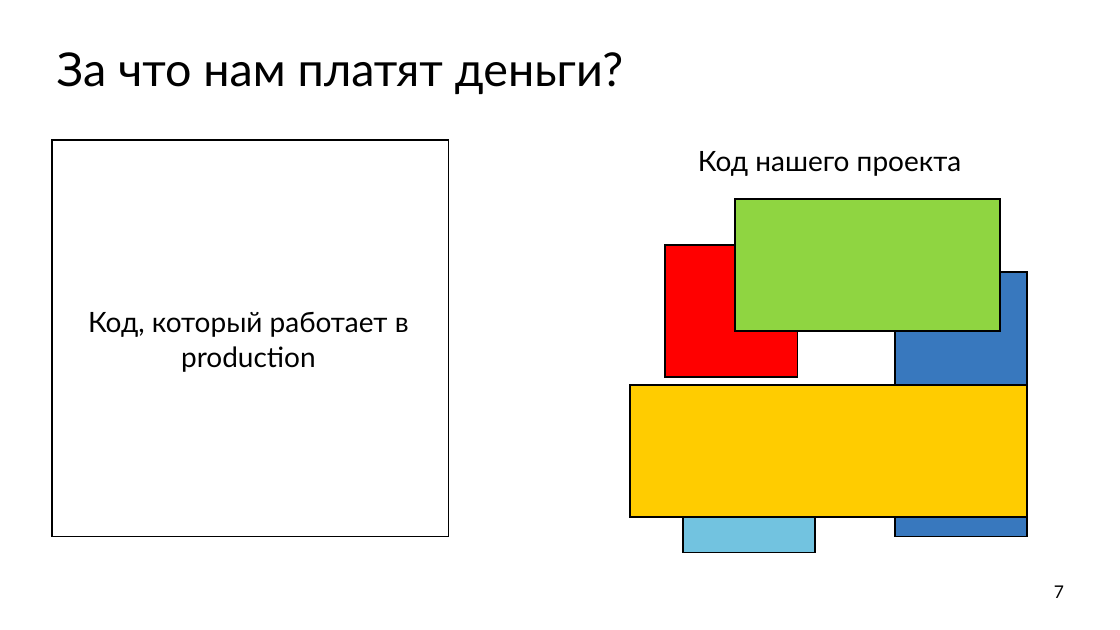
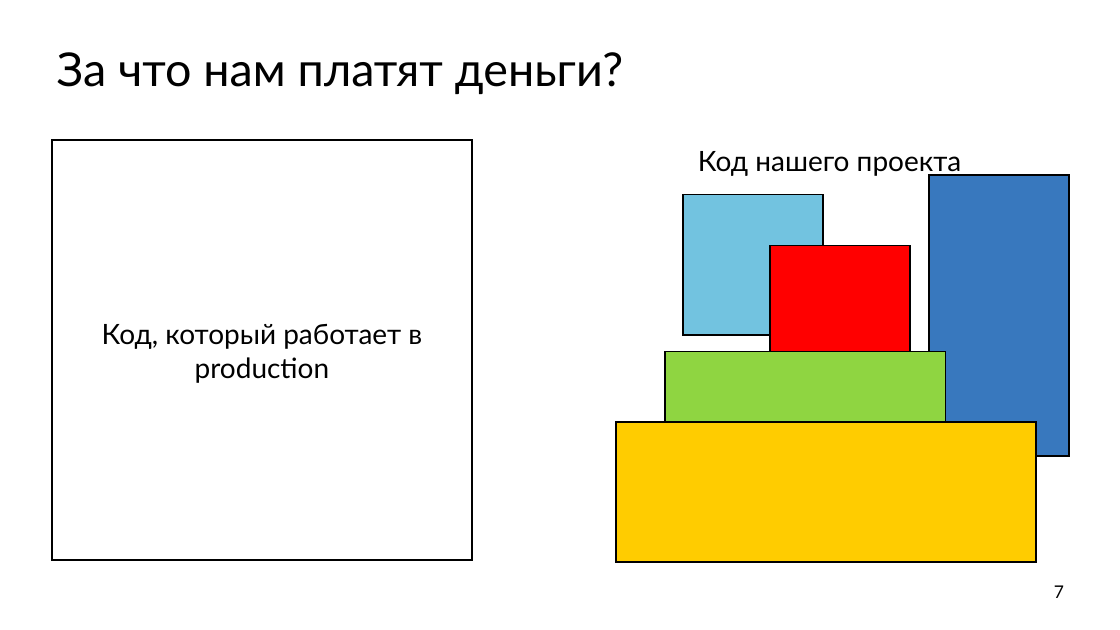
Before and after one commit to ishfb/cpprus17, a slide deck: slide 7 of slides.pptx. Drawn at 1120x630 pixels with LibreOffice and Linux fonts; fonts in the diff are those of the drawing. Boxes give left, top, right and bottom in pixels: in the first picture for what was removed or moved away, otherwise in the second. Text is boxed around its words. In the diff, an @@ line names an element or a change of style, - is before the commit and + after.

Commit message:
Кипит работа над слайдами

```diff
--- a/slides.pptx
+++ b/slides.pptx
@@ rectangle "Код, который работает в production": place and size @@
-rectangle "Код, который работает в production" at (88, 312, 409, 372)
+rectangle "Код, который работает в production" at (52, 140, 473, 561)
@@ rectangle "Код, который работает в production" at (52, 140, 473, 561): line spacing 60pt to 1; less space between paragraphs; outline none to #000000 3 pt @@
@@ rectangle removed at (52, 140, 449, 537) @@
@@ rectangle: place and size @@
-rectangle at (895, 272, 1027, 537)
+rectangle at (929, 175, 1069, 456)
@@ rectangle: place and size @@
-rectangle at (683, 420, 815, 552)
+rectangle at (683, 195, 823, 335)
@@ rectangle: place and size @@
-rectangle at (665, 245, 798, 377)
+rectangle at (770, 245, 910, 386)
@@ rectangle: place and size @@
-rectangle at (735, 199, 1000, 331)
+rectangle at (665, 352, 946, 491)
@@ rectangle: place and size @@
-rectangle at (630, 385, 1027, 518)
+rectangle at (616, 422, 1036, 563)
```
Also in this commit, not shown: 1 other slide changed.
